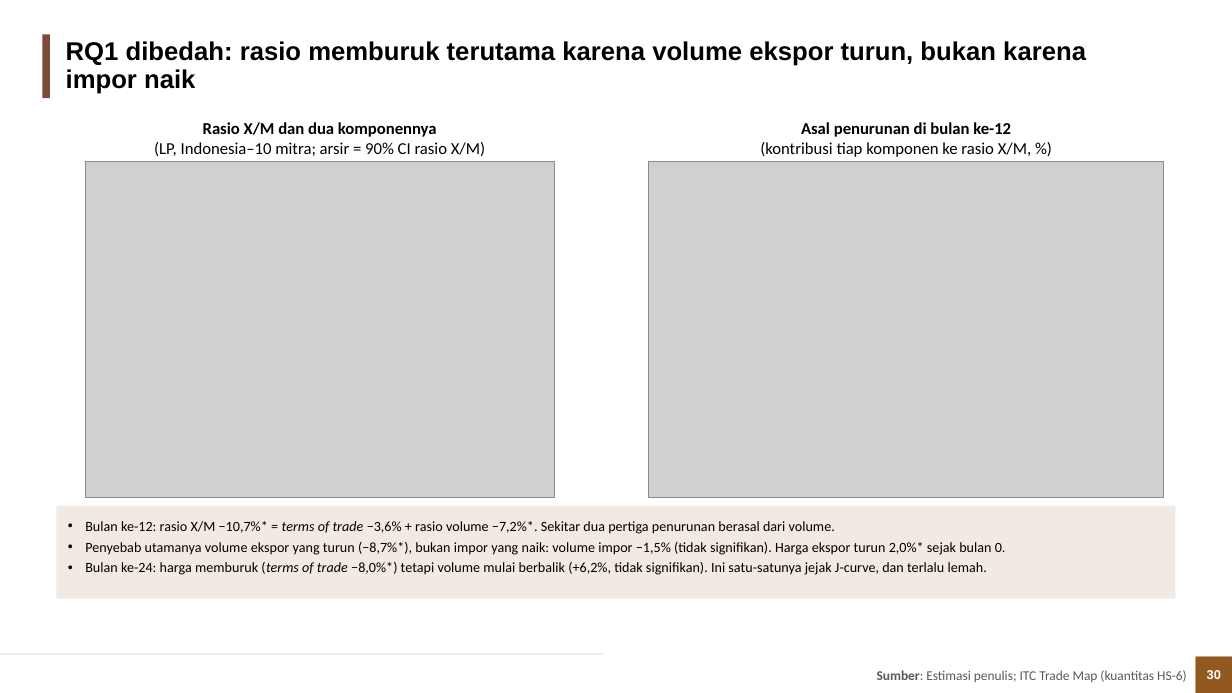
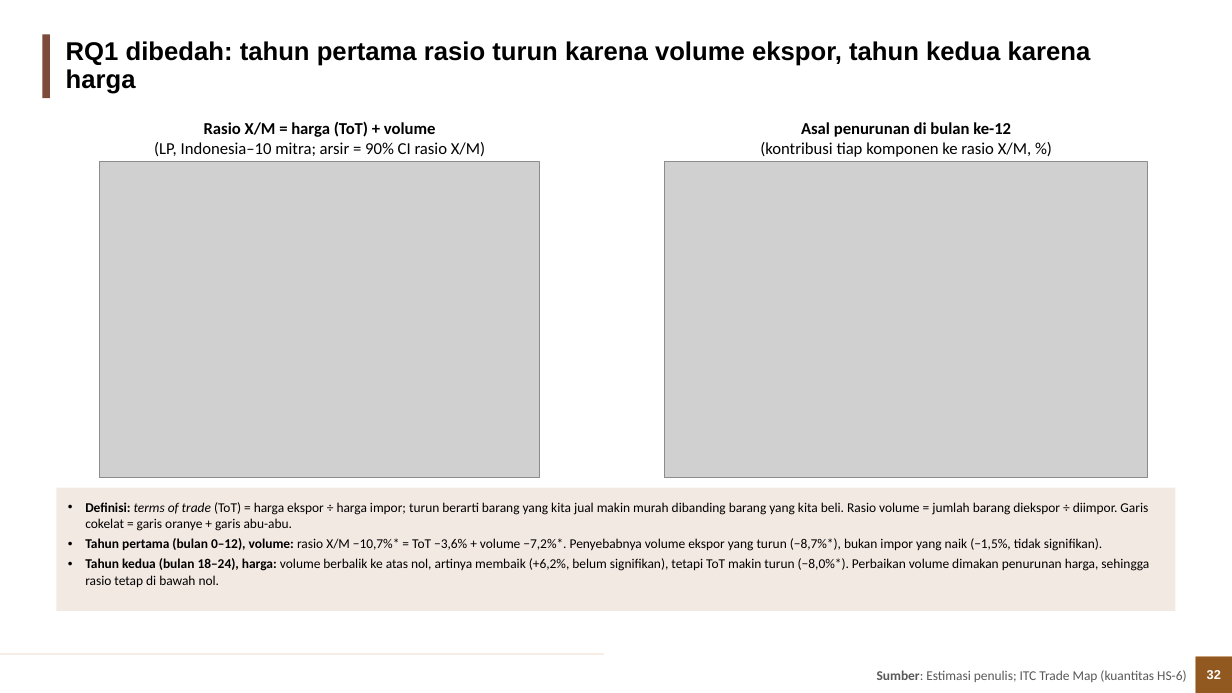
Before and after one commit to muhamadhaikal128/Pengaruh-Depresiasi-Rupiah-Terhadap-Trade-Balance, a slide deck: slide 32 of Haikal/output/3_ppt/Depresiasi_Rupiah_Trade_Balance.pptx (slide 30 before the commit). Drawn at 1232x693 pixels with LibreOffice and Linux fonts; fonts in the diff are those of the drawing; grey boxes stand for pictures; background and template pictures are left out. Boxes give left, top, right and bottom in pixels: in the first picture for what was removed or moved away, otherwise in the second. Text is boxed around its words. In the diff, an @@ line names an element or a change of style, - is before the commit and + after.

Commit message:
Haikal: revisi metodologi (ARDL vs LP, intuisi LP, interpretasi koefisien), episode vs IPI mitra dan PDB, RQ1 dibedah diperjelas, mengapa negatif + lanjutan

```diff
--- a/Haikal/output/3_ppt/Depresiasi_Rupiah_Trade_Balance.pptx
+++ b/Haikal/output/3_ppt/Depresiasi_Rupiah_Trade_Balance.pptx
@@ title at [66,41,1091,94]: text changed @@
-RQ1 dibedah: rasio memburuk terutama karena volume ekspor turun, bukan karena impor naik
+RQ1 dibedah: tahun pertama rasio turun karena volume ekspor, tahun kedua karena harga
@@ text at [204,121,436,137]: text changed @@
-Rasio X/M dan dua komponennya
+Rasio X/M = harga (ToT) + volume
@@ picture: place and size @@
-picture at [85,162,555,498]
+picture at [100,162,541,478]
@@ picture: place and size @@
-picture at [649,162,1164,498]
+picture at [665,162,1148,478]
@@ rectangle "Definisi: terms of trade (ToT) ...": place and size @@
-rectangle "Definisi: terms of trade (ToT) ..." at [56,506,1176,599]
+rectangle "Definisi: terms of trade (ToT) ..." at [56,488,1176,611]
@@ text in rectangle at [85,502,1149,588]: text changed; size 11 to 10.5 pt @@
-• Bulan ke-12: rasio X/M −10,7%* = terms of trade −3,6% + rasio volume −7,2%*. Sekitar dua pertiga penurunan berasal dari volume.
-• Penyebab utamanya volume ekspor yang turun (−8,7%*), bukan impor yang naik: volume impor −1,5% (tidak signifikan). Harga ekspor turun 2,0%* sejak bulan 0.
-• Bulan ke-24: harga memburuk (terms of trade −8,0%*) tetapi volume mulai berbalik (+6,2%, tidak signifikan). Ini satu-satunya jejak J-curve, dan terlalu lemah.
+• Definisi: terms of trade (ToT) = harga ekspor ÷ harga impor; turun berarti barang yang kita jual makin murah dibanding barang yang kita beli. Rasio volume = jumlah barang diekspor ÷ diimpor. Garis cokelat = garis oranye + garis abu-abu.
+• Tahun pertama (bulan 0–12), volume: rasio X/M −10,7%* = ToT −3,6% + volume −7,2%*. Penyebabnya volume ekspor yang turun (−8,7%*), bukan impor yang naik (−1,5%, tidak signifikan).
+• Tahun kedua (bulan 18–24), harga: volume berbalik ke atas nol, artinya membaik (+6,2%, belum signifikan), tetapi ToT makin turun (−8,0%*). Perbaikan volume dimakan penurunan harga, sehingga rasio tetap di bawah nol.
@@ page number at [1207,670,1221,679]: text changed @@
-30
+32
```
Also in this commit, not shown: 5 other slides changed, 5 slides added, 2 slides removed, 6 other files.
